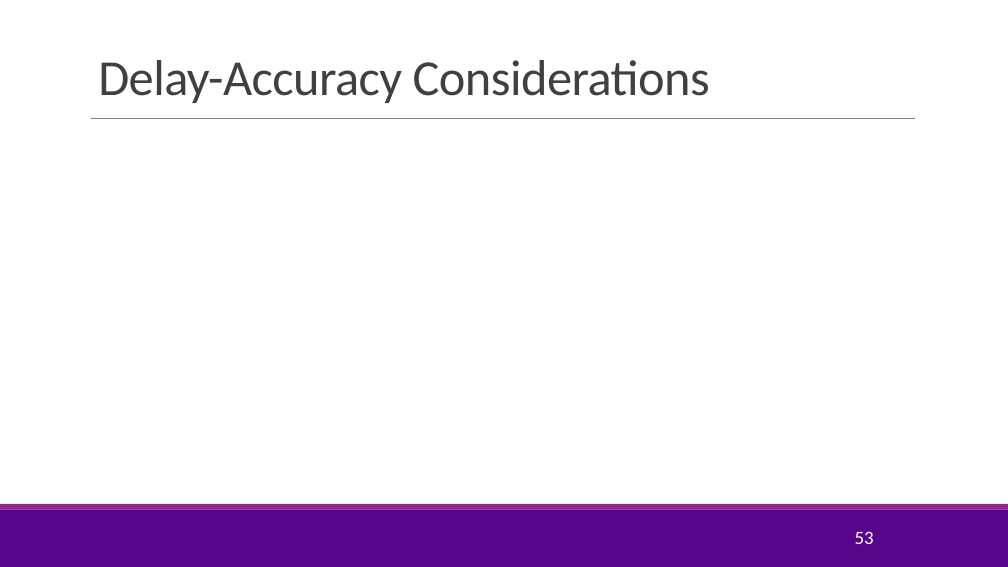
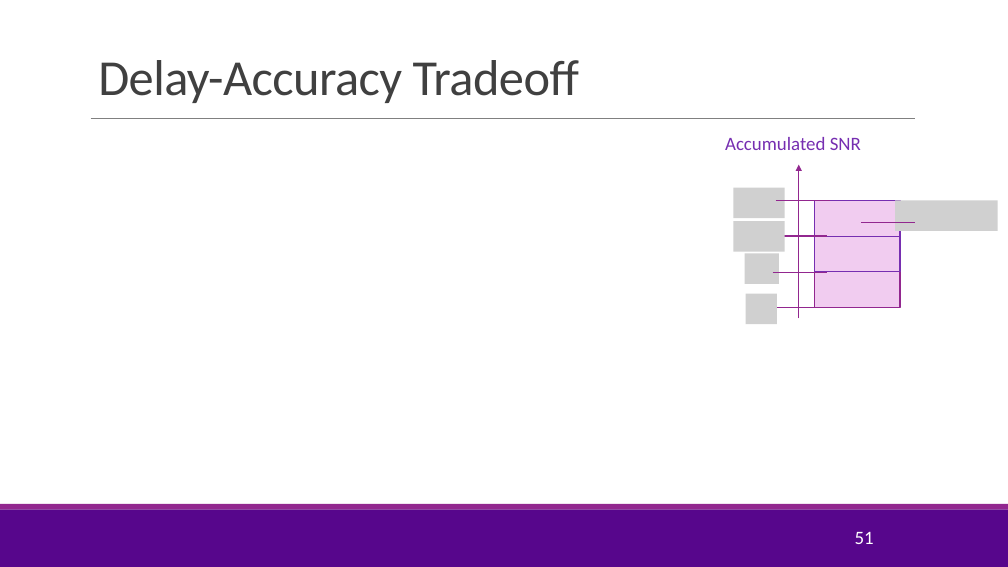
Before and after one commit to sdrangan/wirelesscomm, a slide deck: slide 51 of lectures/Unit05_AMC.pptx (slide 53 before the commit). Drawn at 1008x567 pixels with LibreOffice and Linux fonts; fonts in the diff are those of the drawing; grey boxes stand for pictures; background and template pictures are left out. Boxes give left, top, right and bottom in pixels: in the first picture for what was removed or moved away, otherwise in the second. Text is boxed around its words. In the diff, an @@ line names an element or a change of style, - is before the commit and + after.

```diff
--- a/lectures/Unit05_AMC.pptx
+++ b/lectures/Unit05_AMC.pptx
@@ title at [98, 60, 579, 103]: text changed @@
-Delay-Accuracy Considerations
+Delay-Accuracy Tradeoff
@@ text added at [725, 137, 861, 150], 18 pt, text #762EB1 @@
+Accumulated SNR
@@ arrow added from (799, 318) to (799, 165), #92278F 1 pt @@
@@ picture added at [734, 188, 785, 218] @@
@@ line added from (776, 200) to (830, 200), #92278F 1 pt @@
@@ rectangle added at [814, 200, 900, 236], fill #F1CCF0, outline #762EB1 1.25 pt @@
@@ picture added at [895, 200, 998, 231] @@
@@ picture added at [734, 222, 785, 252] @@
@@ line added from (773, 236) to (827, 236), #92278F 1 pt @@
@@ rectangle added at [814, 236, 900, 271], fill #F1CCF0, outline #762EB1 1.25 pt @@
@@ line added from (861, 222) to (916, 222), #92278F 1 pt @@
@@ picture added at [745, 253, 779, 284] @@
@@ picture added at [746, 294, 777, 324] @@
@@ line added from (773, 272) to (827, 272), #92278F 1 pt @@
@@ rectangle added at [814, 272, 900, 308], fill #F1CCF0, outline #92278F 1.25 pt @@
@@ line added from (773, 308) to (866, 308), #92278F 1 pt @@
@@ page number at [855, 532, 874, 544]: text changed @@
-53
+51
```
Also in this commit, not shown: 4 other slides changed, 4 slides added, 3 slides removed, 4 other files.
